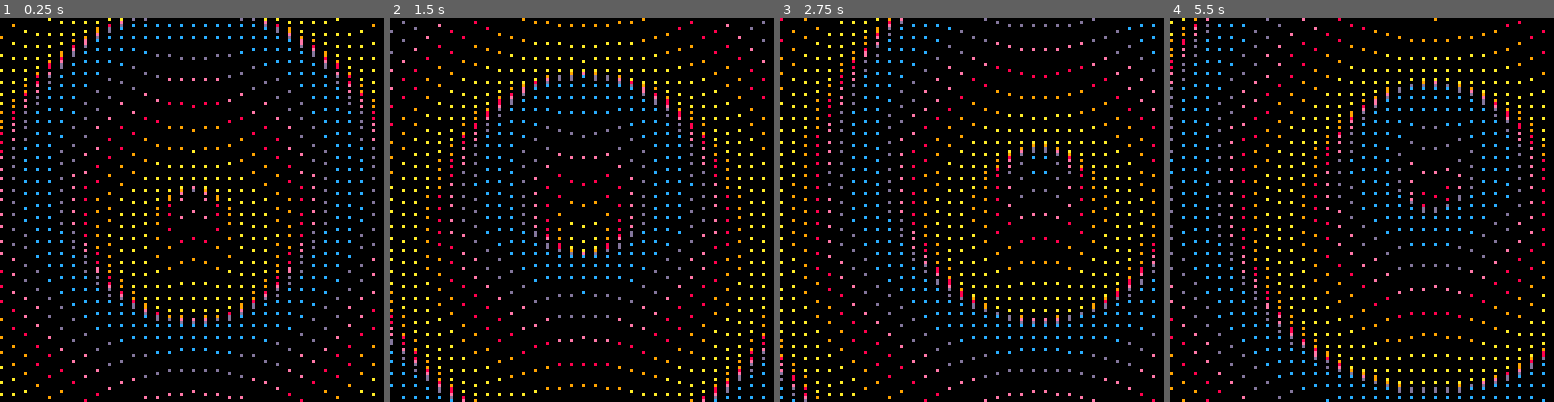
Above: before the commit, frames 1-4 (left to right).
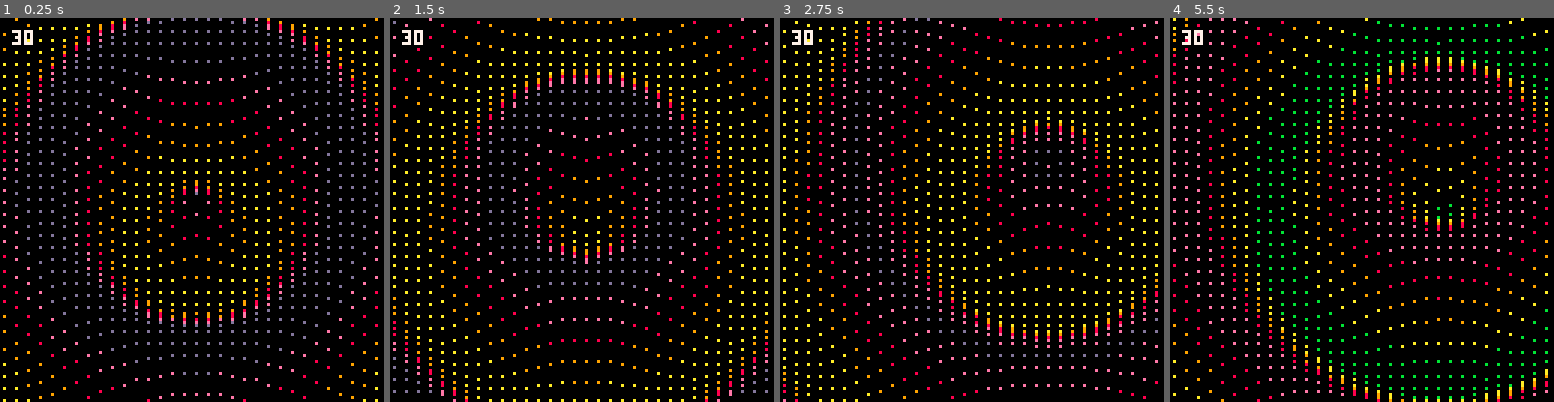
Above: after the commit, the same moments.

Repository: lofi-marz/pico-8
Game: PICO-8 cartridge carts/projects/wavey.p8
The game is run twice, just before and just after one commit, with the same random seed, the same clock (stepped at 60 frames per second) and the same inputs.
Inputs:
- Up to frame 1 (0.25 s): no input
- Up to frame 2 (1.5 s): no input
- Up to frame 3 (2.75 s): hold Right 1.6-2.1 s; hold Up 2.15-2.42 s; hold Right from 2.47 s (still down)
- Up to frame 4 (5.5 s): release Right at 3.03 s; hold Left 3.08-3.58 s; hold Down 3.63-3.97 s; hold Right 4.02-4.68 s; hold Up 4.73-5.03 s; hold Left from 5.08 s (still down)

The runs differ from the first frame. In frame 1, 12% of the frame differs, in the area x 0-99%, y 0-100%; in frame 2, 12%; in frame 3, 12%; in frame 4, 13%.

Commit message:
Platformer uses state machine now

Diff:
--- a/carts/projects/anim.p8
+++ b/carts/projects/anim.p8
@@ -24,7 +24,7 @@
 		print(legs, 8,8)
 
 		for y = 1,legs do
-			xoffset = -0.5*y*sin((t+y)/30)
+			xoffset = -0.5*y*(sin((t+y)/30)+sin((t+y)/15))
 			yoffset = -y*8
 			if (y == legs) then
 				s = 1
--- a/carts/projects/platformer.p8
+++ b/carts/projects/platformer.p8
@@ -3,10 +3,14 @@
 __lua__
 
 actors = {}
-DEBUG = true
+input_buffer = {}
+buffer_pos = 0
+state = game
+debug = true
 t = 0
 gravity = 1
 function _init()
+	state = game
 	player = create_player(64, 64)
 
 	add(actors,player)
@@ -16,29 +20,22 @@
 end
 
 function _update()
-	if btn(0) then player:move(-1) end
-	if btn(1) then player:move(1) end
-	player:update_pos()
-	for a in all(actors) do
-		a:move()
-	end
-	t+=1
+	if (state.update) then
+	 state.update()
+	 print(state.name, 4, 4)
+	end
+
 end
 
 function _draw()
-	cls()
-	map(0,0,0,0,16,16)
-
-
-	for a in all(actors) do
-		a:draw()
-	end
-
-end
-
-
-
-function create_actor(x,y,width,height,sprite)
+	if (state.draw) then
+		state.draw()
+	end
+end
+
+
+
+function create_object(x,y,width,height,sprite)
 	local a = {
 		x = x,
 		y = y,
@@ -47,10 +44,11 @@
 		dx = 0,
 		dy = 0,
 		sprite = sprite,
-		debug_text = ' ',
+		debug_text = '',
 		draw = function(self)
-			spr(self.sprite, self.x, self.y)
-			if (DEBUG) then
+
+			spr(self.sprite, self.x, self.y, 1, 1, not self.facing_right, false)
+			if (debug) then
 				--rect(self.x,self.y,self.x+self.width-1,self.y+self.height-1)
 				print(self.debug_text, self.x+self.width, self.y-8)
 			end
@@ -63,22 +61,10 @@
 	return a
 end
 
-function create_player(x,y)
-	local a = create_actor(x,y,8,8,0)
-
-	a.move = move_player
-	a.update_pos = update_pos
-	a.check_collisions = check_collisions
-	a.dx = 0
-	a.dy = 0
-	a.gravity = 10
-	a.jump = jump
-
-	return a
-end
+
 
 function create_coin(x,y)
-	local a = create_actor(x,y,8,8, 48)
+	local a = create_object(x,y,8,8, 48)
 
 	local move = function(self)
 		self.y -= sin((self.x+t)/20)/2
@@ -99,34 +85,11 @@
 	end
 end ]]
 
-function move_player(self, ddx)
-	if (not ddx) return
-	self.dx += ddx
-	player.debug_text = self.dx
-	--self.dy = ((ddy or 0) * self.dy) + self.gravity
-
-end
-
-function update_pos(self)
-	self.dy = gravity
-	if (btnp(2)) self:jump()
-	self.dx *= 0.5
-	local bottom = self.y + self.height
-	for y = 0, self.dy do
-		if (is_solid(self.x + self.width/2, bottom + y) and self.dy > 0) then
-			self.dy = 0
-		end
-	end
-
-	self.x += self.dx;
-	self.y += self.dy;
-	if (self.x > 128) self.x = 0
-	if (self.x < 0) self.x = 120
-end
-
-function jump(self)
-	self.dy = -gravity
-end
+…(5 lines of a section not shown)…
 
 function check_collisions(self)
 	--[[for a in all(actors) do
@@ -141,9 +104,9 @@
 	return false
 end
 
-function is_solid(x,y) --Check if a point is solid
-	local val = mget(flr(x/8), flr((y-1)/8))
-	return fget(val,0)
+function is_solid(x,y, w, h) --Check if a point is solid
+	--local val = mget(flr(x/8), flr((y-1)/8))
+	return tile_flag_at(x,y,w,h,0)
 end
 
 
@@ -158,23 +121,172 @@
 		rect1.y + rect1.height > rect2.y)
 end
 
+
+
+function tile_flag_at(x,y,w,h,flag)
+ for i=max(0,flr(x/8)),min(15,(x+w-1)/8) do
+ 	for j=max(0,flr(y/8)),min(15,(y+h-1)/8) do
+ 		if fget(tile_at(i,j),flag) then
+ 			return true
+ 		end
+ 	end
+ end
+	return false
+end
+
+function tile_at(x,y)
+ return mget(x, y)
+end
+
+
+-->8
+-- player
+
+function create_player(x,y)
+	local a = create_object(x,y,8,8,1)
+
+	a.move = move_player
+	a.update = update_pos
+	a.check_collisions = check_collisions
+	a.is_grounded = is_grounded
+	a.dx = 0
+	a.dy = 0
+	a.max_dx = 3
+	a.gravity = 10
+	a.drag = 0.75
+	a.jump_velocity = 5
+	a.jump_length = 10
+	a.jump_left = 0
+	a.is_jumping = false
+	a.is_running = false
+	a.facing_right = true
+	a.anim = create_anim()
+	local walk = {1,2}
+	a.anim.anims = {walk}
+	a.anim.current_anim = 1
+
+	return a
+end
+
+function move_player(self, ddx)
+	if (not ddx) return
+	self.is_running = true
+	if (sgn(ddx) != sgn(self.dx)) self.dx = 0
+	self.dx += ddx
+
+	--self.dy = ((ddy or 0) * self.dy) + self.gravity
+
+end
+
+function update_pos(self)
+
+	self.dy += gravity
+	if (not self.is_running) self.dx *= self.drag
+
+	if (self.is_jumping) then
+		self.dy = -self.jump_velocity*(self.jump_left/self.jump_length)
+		self.jump_left -= 1
+	elseif (self:is_grounded()) then
+		self.jump_left = self.jump_length
+	end
+
+	local bottom = self.y
+	local gap = 0
+	if (self.dy > 0) then
+		for y = 0, self.dy do
+			if (not is_solid(self.x, bottom + y, self.width, self.height)) then
+				self.dy = y
+			end
+		end
+	end
+
+	self.dx = mid(-self.max_dx, self.dx, self.max_dx)
+	self.debug_text = self.dx
+	self.x += self.dx;
+	self.y += self.dy;
+	self.facing_right = (self.dx >= 0)
+	if (self.x > 128) self.x = 0
+	if (self.x < 0) self.x = 120
+
+end
+
+function is_grounded(self)
+	local bottom = self.y + self.height + 1
+	return is_solid(self.x, bottom, self.width, self.height)
+end
+-->8
+-- game state
+
+
+
+function game_update()
+	if btn(0) then player:move(-1)end
+	if btn(1) then player:move(1) end
+	player.is_running = btn(0) or btn(1)
+	player.is_jumping = btn(2)
+	player:update()
+	for a in all(actors) do
+		a:move()
+	end
+	t+=1
+end
+
+function game_draw()
+	cls()
+	map(0,0,0,0,16,16)
+
+
+	for a in all(actors) do
+		a:draw()
+	end
+
+end
+
+--after functions
+
+game = {}
+game.name = "game"
+game.update = game_update
+game.draw = game_draw
+-->8
+-- anim player
+
+function create_anim()
+	local p = {
+		frame = 0,
+		current_anim = 0,
+		current_sprite,
+		anims = {},
+		update = function(self)
+			local anim = self.anims[self.current_anim+1]
+			self.frame %= #anim
+			self.current_sprite = anim[self.frame+1]
+			self.frame += 1
+		end
+
+	}
+	return p
+
+
+
+end
 __gfx__
 00000000000000000000000000000000000000000000000000000000000000000000000000000000000000000000000000000000000000000000000000000000
-00000003000000000000000000000000000000000000000000000000000000000000000000000000000000000000000000000000000000000000000000000000
-00333333000000030000000000000000000000000000000000000000000000000000000000000000000000000000000000000000000000000000000000000000
-03bbbbb0003333330000000000000000000000000000000000000000000000000000000000000000000000000000000000000000000000000000000000000000
-0b7b3b7003bbbbb00000000000000000000000000000000000000000000000000000000000000000000000000000000000000000000000000000000000000000
-0bbb3bb00b7b3b700000000000000000000000000000000000000000000000000000000000000000000000000000000000000000000000000000000000000000
-0bbbbbb00bbb3bb00000000000000000000000000000000000000000000000000000000000000000000000000000000000000000000000000000000000000000
-0b0000b0bbbbbbbb0000000000000000000000000000000000000000000000000000000000000000000000000000000000000000000000000000000000000000
-cccccccccccccccccccccccc00000000000000000000000000000000000000000000000000000000000000000000000000000000000000000000000000000000
-cccccccccccccccccccaaccc00000000000000000000000000000000000000000000000000000000000000000000000000000000000000000000000000000000
-cccccccccc777cccccaa7acc00000000000000000000000000000000000000000000000000000000000000000000000000000000000000000000000000000000
-ccccccccc77777ccccaaaacc00000000000000000000000000000000000000000000000000000000000000000000000000000000000000000000000000000000
-ccccccccc677777cccaaaacc00000000000000000000000000000000000000000000000000000000000000000000000000000000000000000000000000000000
-cccccccccc6667ccccaaaacc00000000000000000000000000000000000000000000000000000000000000000000000000000000000000000000000000000000
-cccccccccccccccccccaaccc00000000000000000000000000000000000000000000000000000000000000000000000000000000000000000000000000000000
-cccccccccccccccccccccccc00000000000000000000000000000000000000000000000000000000000000000000000000000000000000000000000000000000
+0000000000000003000000030000000000eeee000000000000000000000000000000000000000000000000000000000000000000000000000000000000000000
+000000000033333300333333000000030eeeeee00000000000000000000000000000000000000000000000000000000000000000000000000000000000000000
+0000000003bbbbb003bbbbb0003333330ee0e0e00000000000000000000000000000000000000000000000000000000000000000000000000000000000000000
+000000000b7b3b700b7b3b7003bbbbb0eee1e1ee0000000000000000000000000000000000000000000000000000000000000000000000000000000000000000
+000000000bbb3bb00bbb3bb00b7b3b70eeeeeeee0000000000000000000000000000000000000000000000000000000000000000000000000000000000000000
+000000000bbbbbb0bbbbbbb00bbb3bb008eeee800000000000000000000000000000000000000000000000000000000000000000000000000000000000000000
+000000000b0000b000000b00bbbbbbbb088008800000000000000000000000000000000000000000000000000000000000000000000000000000000000000000
+cccccccccccccccccccccccc00000056000000000088880000000000000000000000000000000000000000000000000000000000000000000000000000000000
+cccccccccccccccccccaaccc00000567000442000888888000000000000000000000000000000000000000000000000000000000000000000000000000000000
+cccccccccc777cccccaa7acc000056700041410028888e8800000000000000000000000000000000000000000000000000000000000000000000000000000000
+ccccccccc77777ccccaaaacc0a056700004442002888888800000000000000000000000000000000000000000000000000000000000000000000000000000000
+ccccccccc677777cccaaaacc0aa67000066655502888888800000000000000000000000000000000000000000000000000000000000000000000000000000000
+cccccccccc6667ccccaaaacc00490000046655406677777700000000000000000000000000000000000000000000000000000000000000000000000000000000
+cccccccccccccccccccaaccc04099000006655000667777000000000000000000000000000000000000000000000000000000000000000000000000000000000
+cccccccccccccccccccccccc40000000004004000066660000000000000000000000000000000000000000000000000000000000000000000000000000000000
 88882888000000000000000000000000000000000000000000000000000000000000000000000000000000000000000000000000000000000000000000000000
 88882888000000000000000000000000000000000000000000000000000000000000000000000000000000000000000000000000000000000000000000000000
 88882888000000000000000000000000000000000000000000000000000000000000000000000000000000000000000000000000000000000000000000000000
@@ -202,11 +314,11 @@
 1010101010101010101010101011101000000000000000000000000000000000000000000000000000000000000000000000000000000000000000000000000000000000000000000000000000000000000000000000000000000000000000000000000000000000000000000000000000000000000000000000000000000000
 1010121010101010101011101010101000000000000000000000000000000000000000000000000000000000000000000000000000000000000000000000000000000000000000000000000000000000000000000000000000000000000000000000000000000000000000000000000000000000000000000000000000000000
 1010101010101010101010101010101000000000000000000000000000000000000000000000000000000000000000000000000000000000000000000000000000000000000000000000000000000000000000000000000000000000000000000000000000000000000000000000000000000000000000000000000000000000
-1010101010101010101010101010101000000000000000000000000000000000000000000000000000000000000000000000000000000000000000000000000000000000000000000000000000000000000000000000000000000000000000000000000000000000000000000000000000000000000000000000000000000000
-1010101010101010101010101010101000000000000000000000000000000000000000000000000000000000000000000000000000000000000000000000000000000000000000000000000000000000000000000000000000000000000000000000000000000000000000000000000000000000000000000000000000000000
-1010101010101010101010101010101000000000000000000000000000000000000000000000000000000000000000000000000000000000000000000000000000000000000000000000000000000000000000000000000000000000000000000000000000000000000000000000000000000000000000000000000000000000
-1010101010101010101010101010101000000000000000000000000000000000000000000000000000000000000000000000000000000000000000000000000000000000000000000000000000000000000000000000000000000000000000000000000000000000000000000000000000000000000000000000000000000000
-1010101010101010101010101010101000000000000000000000000000000000000000000000000000000000000000000000000000000000000000000000000000000000000000000000000000000000000000000000000000000000000000000000000000000000000000000000000000000000000000000000000000000000
+1020201010101010101010102020101000000000000000000000000000000000000000000000000000000000000000000000000000000000000000000000000000000000000000000000000000000000000000000000000000000000000000000000000000000000000000000000000000000000000000000000000000000000
+1010101010101010101010101010101000000000000000000000000000000000000000000000000000000000000000000000000000000000000000000000000000000000000000000000000000000000000000000000000000000000000000000000000000000000000000000000000000000000000000000000000000000000
+1010101010102020202010101010101000000000000000000000000000000000000000000000000000000000000000000000000000000000000000000000000000000000000000000000000000000000000000000000000000000000000000000000000000000000000000000000000000000000000000000000000000000000
+1010101010202010101010101010101000000000000000000000000000000000000000000000000000000000000000000000000000000000000000000000000000000000000000000000000000000000000000000000000000000000000000000000000000000000000000000000000000000000000000000000000000000000
+1010101020201010101010101010101000000000000000000000000000000000000000000000000000000000000000000000000000000000000000000000000000000000000000000000000000000000000000000000000000000000000000000000000000000000000000000000000000000000000000000000000000000000
 1010101010101010101010101010101000000000000000000000000000000000000000000000000000000000000000000000000000000000000000000000000000000000000000000000000000000000000000000000000000000000000000000000000000000000000000000000000000000000000000000000000000000000
 2020202020202020202020202020202000000000000000000000000000000000000000000000000000000000000000000000000000000000000000000000000000000000000000000000000000000000000000000000000000000000000000000000000000000000000000000000000000000000000000000000000000000000
 2020202020202020202020202020202000000000000000000000000000000000000000000000000000000000000000000000000000000000000000000000000000000000000000000000000000000000000000000000000000000000000000000000000000000000000000000000000000000000000000000000000000000000
--- a/carts/projects/wavey.p8
+++ b/carts/projects/wavey.p8
@@ -7,6 +7,7 @@
 centerx = 64
 centery = 64
 distances = {}
+periods = {}
 function _update()
 	if (btn(0)) centerx -= 1
 	if (btn(1)) centerx += 1
@@ -15,6 +16,7 @@
 end
 function _draw()
 	cls()
+	usedDict = false
 	for y = -16, 144, 4 do
 		for x = -16, 144, 4  do
 			ab = (centerx-x)^2+(centery-y)^2
@@ -23,20 +25,30 @@
 				dist = sqrt(ab)
 			else
 				dist = distances[ab]
+
 			end
-			fy = t-dist --The further from the centre, the further shifted
+			fy = (t-dist) --The further from the centre, the further shifted
 			fx = t-dist
-			yoffset = sin(fy/period)*10 --pico-8 does angles as fractions of a turn 0-1
-			xoffset = cos(fx/period)*10
-			colour = (((yoffset)/4)%7)+8 --Cycle through the rainbow
-			pset(x,y+yoffset, colour)
-			print()
+			--[[if (periods[fy/period] == nil) then
+				periods[fy/period] = sin(fy/period)
+				yoffset = sin(fy/period)*10
+
+			else
+				yoffset = periods[fy/period]*10
+				usedDict = true
+			end]]--
+			 --pico-8 does angles as fractions of a turn 0-1
+			yoffset = (sin((fy/period)))*8
+			xoffset = 1+0*(cos((fx/period)))*8
+			colour = (t/120+(xoffset+yoffset)/4)%7+8 --Cycle through the rainbow depending on where you are in the cycle, and shift the colour for each point along occasionally
+			pset(x+xoffset,y+yoffset, colour)
+
 
 		end
 	end
+
 	t += 1
-	t %= period*2
-
+	print(stat(7), 4, 4, 7)
 end
 
 function print_table(table)
Not shown, changed: 129 lines of the sprite sheet (__gfx__) section of carts/projects/wavey.p8
Not shown, changed: the thumbnail (__label__) section of carts/projects/wavey.p8
